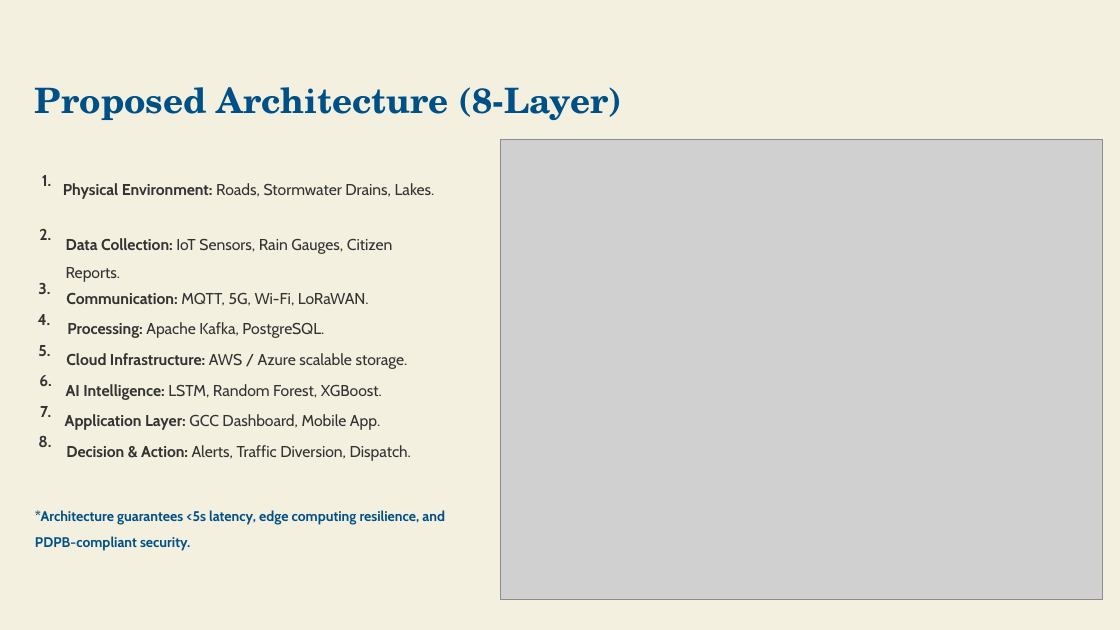
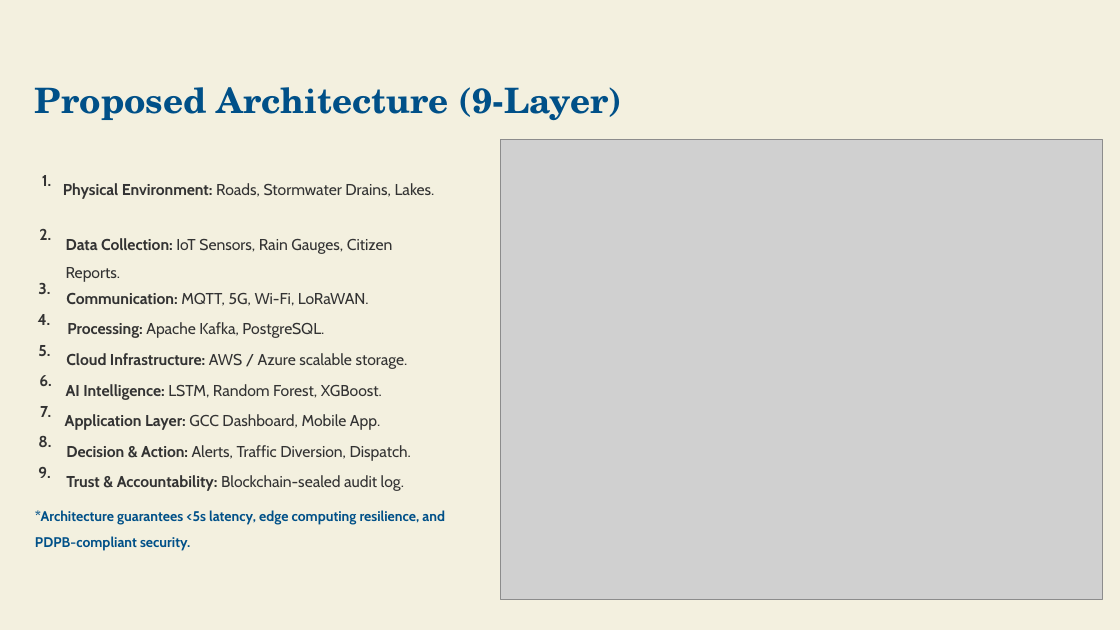
Before and after one commit to sagnik-sen/UrbanPulse, a slide deck: slide 8 of UrbanPulse Chennai.pptx. Drawn at 1120x630 pixels with LibreOffice and Linux fonts; fonts in the diff are those of the drawing; grey boxes stand for pictures. Boxes give left, top, right and bottom in pixels: in the first picture for what was removed or moved away, otherwise in the second. Text is boxed around its words. In the diff, an @@ line names an element or a change of style, - is before the commit and + after.

Commit message:
Update deck architecture slide to nine layers

```diff
--- a/UrbanPulse Chennai.pptx
+++ b/UrbanPulse Chennai.pptx
@@ text at box(35, 87, 622, 121): text changed @@
-Proposed Architecture (8-Layer)
+Proposed Architecture (9-Layer)
@@ text added at box(38, 467, 50, 478), 13.5 pt, text #333333, bold @@
+9.
@@ text added at box(66, 475, 404, 491), 13.5 pt, text #333333 @@
+Trust & Accountability: Blockchain-sealed audit log.
```
